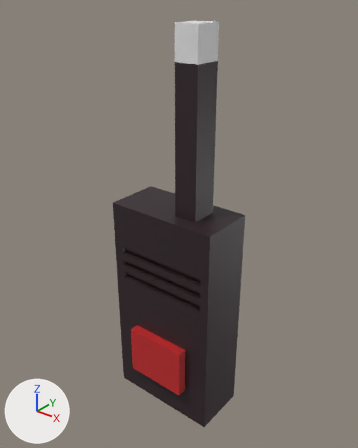
Two versions of the FBX model Game Off 2022 Project/Assets/Models/Radio.fbx, one commit apart.
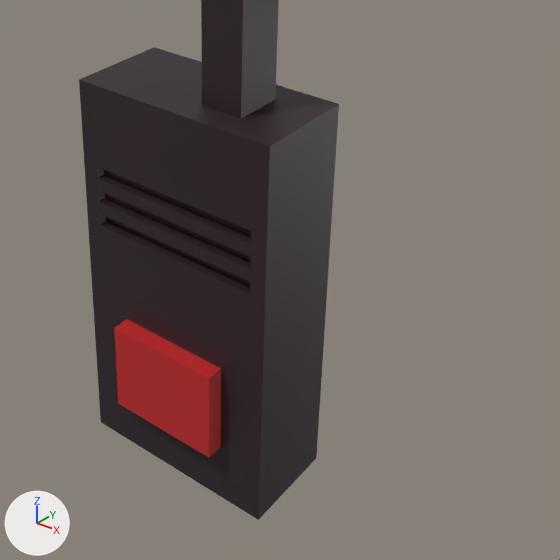
Old and new are each drawn whole from a 50 mm lens placed at (0.529, -0.655, 0.594), pointed at (0.004, 0.001, 0.187) and again close up on the part from 20% to 100% of the width and 36% to 100% of the height. The lights are fixed; the arrows at lower left show +X, +Y and +Z. Where no turn or scale is listed for an object, it has been applied to the vertices.

In view in the first close-up: 'Model'.
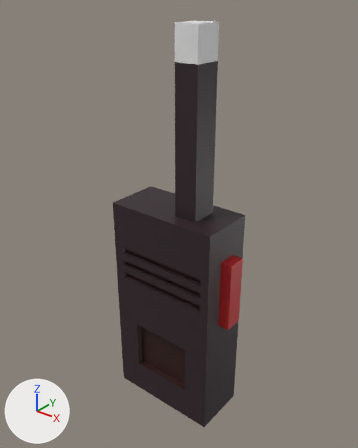
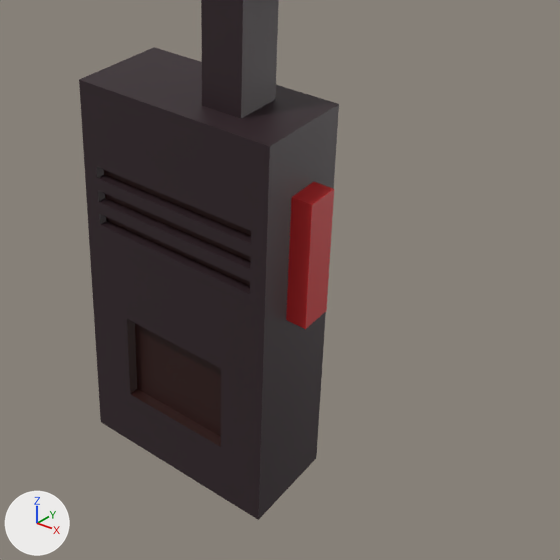
Where the newer file only moved an object's origin or applied its transform, the numbers keep the older frame.

Patch to the scene script:
```diff
--- a/Game Off 2022 Project/Assets/Models/Radio.fbx.py
+++ b/Game Off 2022 Project/Assets/Models/Radio.fbx.py
@@ me_cube_001 @@
 # used by ob_model
-me_cube_001.from_pydata(...)  # 102 vertices, 100 faces; spans x -0.114..0.114, y -0.074..0.055, z -0.217..0.54
+me_cube_001.from_pydata(...)  # 188 vertices, 179 faces; spans x -0.114..0.136, y -0.055..0.055, z -0.217..0.54
+# me_cube_001 part 1
+# 34 faces are deleted
+# 4 vertices in x -0.063..0.063, y -0.074, z -0.148..-0.045 move by (0.0, 0.031, 0.0)
+# 28 new vertices lie (0.0, -0.037, 0.0) away from vertices in x -0.114..0.114, y 0.055, z -0.217..0.217
+# 28 new vertices lie (0.0, 0.037, 0.0) away from vertices in x -0.114..0.114, y -0.055, z -0.217..0.217
+# 18 new vertices lie (0.022, 0.0, 0.0) away from vertices in x 0.114, y -0.018..0.018, z 0.016..0.152
+# 6 new vertices lie (0.0, 0.017, 0.0) away from vertices in x 0.017..0.062, y -0.026, z 0.217..0.54
+# 6 new vertices lie (0.0, -0.017, 0.0) away from vertices in x 0.017..0.062, y 0.026, z 0.217..0.54
+# 82 new faces join them, mat_plastic (brown #302126)
+# 22 new faces join them, mat_button (red #c3272a)
+# 9 new faces join them, mat_antena (white #e7e7e7)
+# me_cube_001 part 2: 5 faces spanning x -0.063..0.063, y -0.055..-0.043, z -0.148..-0.045 switch from mat_button (red #c3272a) to mat_dark_plastic (dark red #2e110d)
 me_cube_001.materials.append(mat_plastic)
```

Location of each change, (x1, y1, x2, y2) in pixels of the close-ups (560 x 560 px):
part 1 of me_cube_001, built on: (79, 0, 339, 520) in both
part 2 of me_cube_001, recoloured: before (114, 319, 221, 457); after (127, 319, 221, 447)
